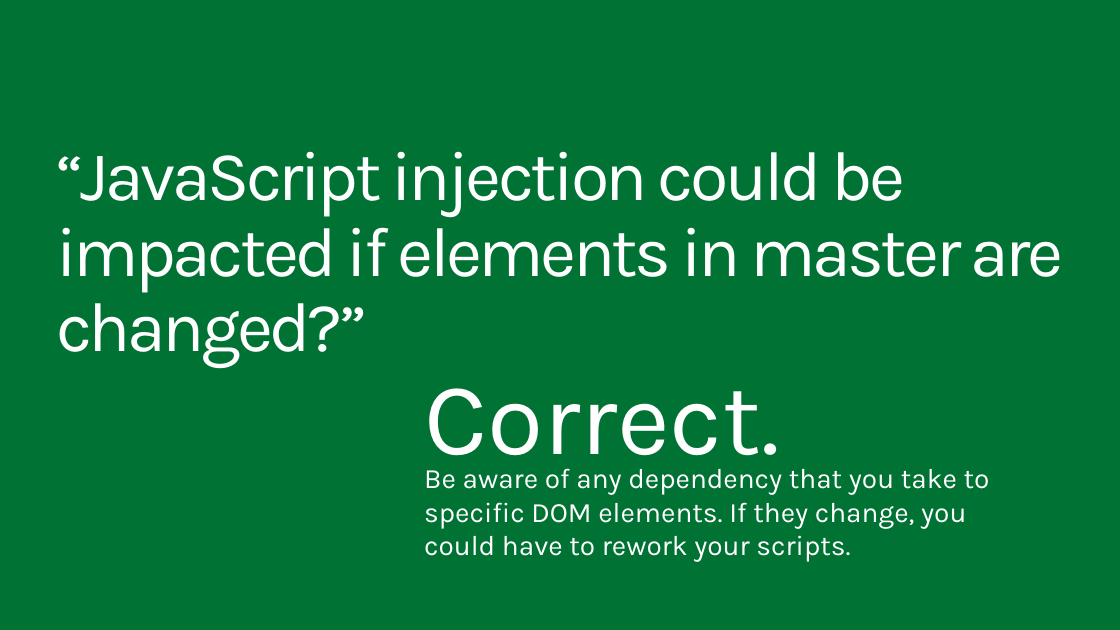
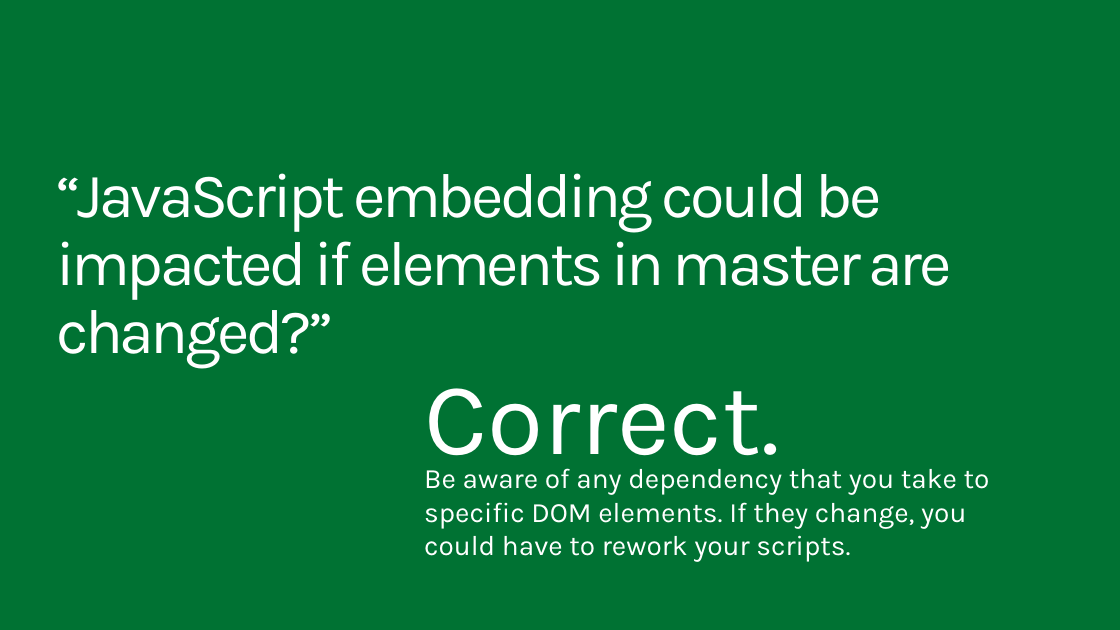
Before and after one commit to fabbbiob/TrainingContent, a slide deck: slide 9 of O3658/04 Building UX components with app model/4_UXComponents.pptx. Drawn at 1120x630 pixels with LibreOffice and Linux fonts; fonts in the diff are those of the drawing; background and template pictures are left out. Boxes give left, top, right and bottom in pixels: in the first picture for what was removed or moved away, otherwise in the second. Text is boxed around its words. In the diff, an @@ line names an element or a change of style, - is before the commit and + after.

Commit message:
Lab fixes, updates on decks and readme files on the JS embedding naming change

```diff
--- a/O3658/04 Building UX components with app model/4_UXComponents.pptx
+++ b/O3658/04 Building UX components with app model/4_UXComponents.pptx
@@ title at [56, 173, 952, 368]: text changed; size 60 to 54 pt @@
-“JavaScript injection could be impacted if elements in master are changed?”
+“JavaScript embedding could be impacted if elements in master are changed?”
```
Also in this commit, not shown: 6 other slides changed, 4 other files.
